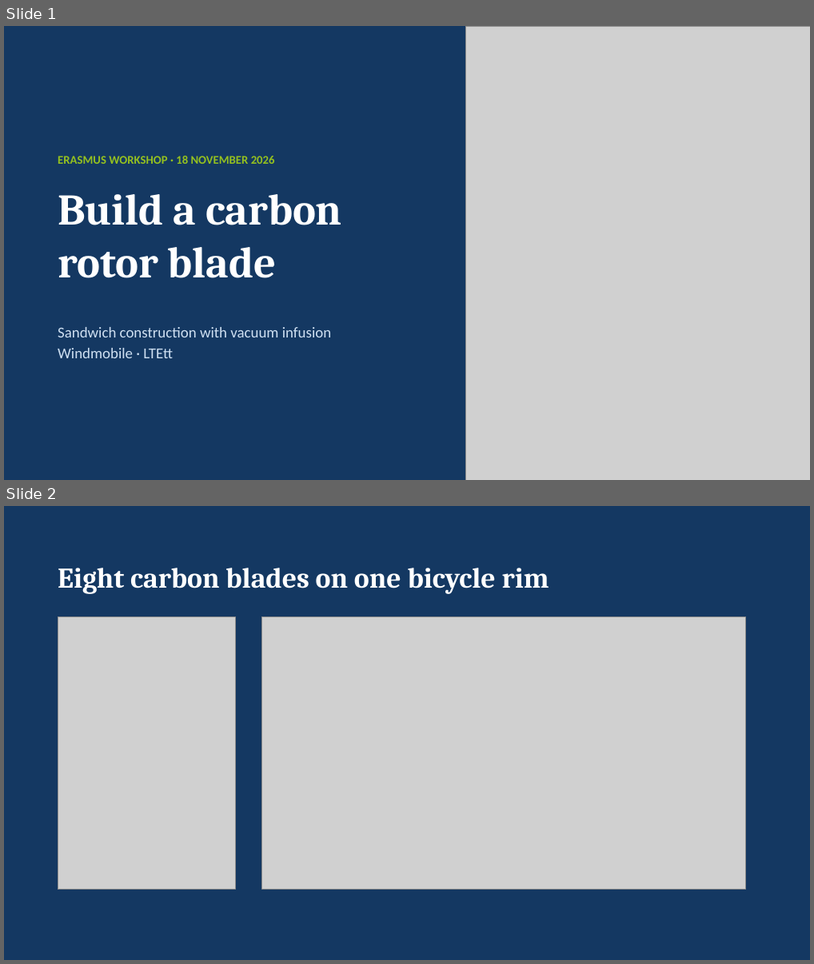
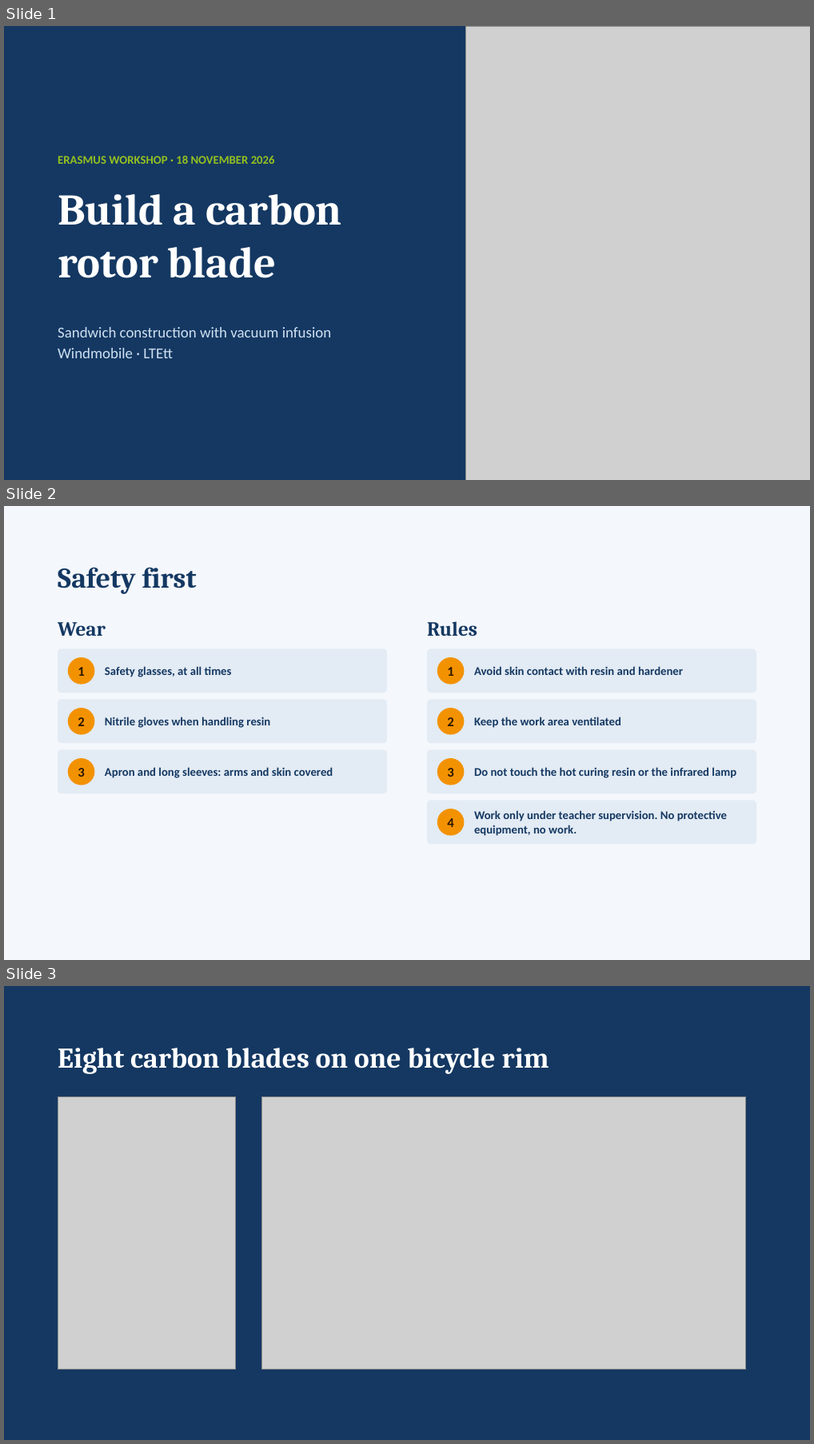
Before and after one commit to pugu-prog/windmobile-erasmus, a slide deck: docs/Rotorblatt-Workshop_Folien.pptx. Shown one above the other, each under a label of ours: slides 1 and 2 before the commit, slides 1, 2 and 3 after it. The pictures are 814x964 and 814x1444 pixels, drawn with LibreOffice and Linux fonts; fonts in the diff are those of the drawing; grey boxes stand for pictures. Boxes give left, top, right and bottom in pixels: in the first picture for what was removed or moved away, otherwise in the second. Text is boxed around its words. In the diff, an @@ line names an element or a change of style, - is before the commit and + after.

Commit message:
Rotorblatt-Workshop: Folien mit Safety first und Vakuum-Aufbau (10 Folien, PPTX+PDF)

```diff
--- a/docs/Rotorblatt-Workshop_Folien.pptx
+++ b/docs/Rotorblatt-Workshop_Folien.pptx
@@ slide 2 added at (x1=4, y1=506, x2=810, y2=960), background #F4F7FB @@
@@ text added at (x1=58, y1=567, x2=197, y2=594), 34 pt, text #143862, bold @@
+Safety first
@@ text added at (x1=58, y1=622, x2=106, y2=636), 24 pt, text #143862, bold @@
+Wear
@@ text added at (x1=427, y1=621, x2=478, y2=636), 24 pt, text #143862, bold @@
+Rules
@@ rounded rectangle added at (x1=58, y1=648, x2=387, y2=692), fill #E3EBF4 @@
@@ rounded rectangle added at (x1=427, y1=648, x2=757, y2=692), fill #E3EBF4 @@
@@ ellipse added at (x1=68, y1=657, x2=94, y2=684), fill #F39200, 16 pt, text #2B1700, bold @@
+1
@@ text added at (x1=105, y1=666, x2=232, y2=677), 14 pt, text #143862, bold @@
+Safety glasses, at all times
@@ ellipse added at (x1=438, y1=657, x2=464, y2=684), fill #F39200, 16 pt, text #2B1700, bold @@
+1
@@ text added at (x1=474, y1=666, x2=683, y2=675), 14 pt, text #143862, bold @@
+Avoid skin contact with resin and hardener
@@ rounded rectangle added at (x1=58, y1=699, x2=387, y2=743), fill #E3EBF4 @@
@@ ellipse added at (x1=68, y1=708, x2=94, y2=734), fill #F39200, 16 pt, text #2B1700, bold @@
+2
@@ text added at (x1=105, y1=716, x2=270, y2=728), 14 pt, text #143862, bold @@
+Nitrile gloves when handling resin
@@ rounded rectangle added at (x1=427, y1=699, x2=757, y2=743), fill #E3EBF4 @@
@@ ellipse added at (x1=438, y1=708, x2=464, y2=734), fill #F39200, 16 pt, text #2B1700, bold @@
+2
@@ text added at (x1=474, y1=716, x2=622, y2=728), 14 pt, text #143862, bold @@
+Keep the work area ventilated
@@ rounded rectangle added at (x1=58, y1=750, x2=387, y2=793), fill #E3EBF4 @@
@@ ellipse added at (x1=68, y1=758, x2=94, y2=785), fill #F39200, 16 pt, text #2B1700, bold @@
+3
@@ text added at (x1=105, y1=767, x2=334, y2=778), 14 pt, text #143862, bold @@
+Apron and long sleeves: arms and skin covered
@@ rounded rectangle added at (x1=427, y1=750, x2=757, y2=793), fill #E3EBF4 @@
@@ ellipse added at (x1=438, y1=758, x2=464, y2=785), fill #F39200, 16 pt, text #2B1700, bold @@
+3
@@ text added at (x1=474, y1=767, x2=737, y2=778), 14 pt, text #143862, bold @@
+Do not touch the hot curing resin or the infrared lamp
@@ rounded rectangle added at (x1=427, y1=800, x2=757, y2=844), fill #E3EBF4 @@
@@ ellipse added at (x1=438, y1=808, x2=464, y2=835), fill #F39200, 16 pt, text #2B1700, bold @@
+4
@@ text added at (x1=474, y1=810, x2=727, y2=836), 14 pt, text #143862, bold @@
+Work only under teacher supervision. No protective equipment, no work.
@@ what was slide 2 is now slide 3 @@
```
Also in this commit, not shown: 1 slide changed, 1 other slide added, 1 other file.
